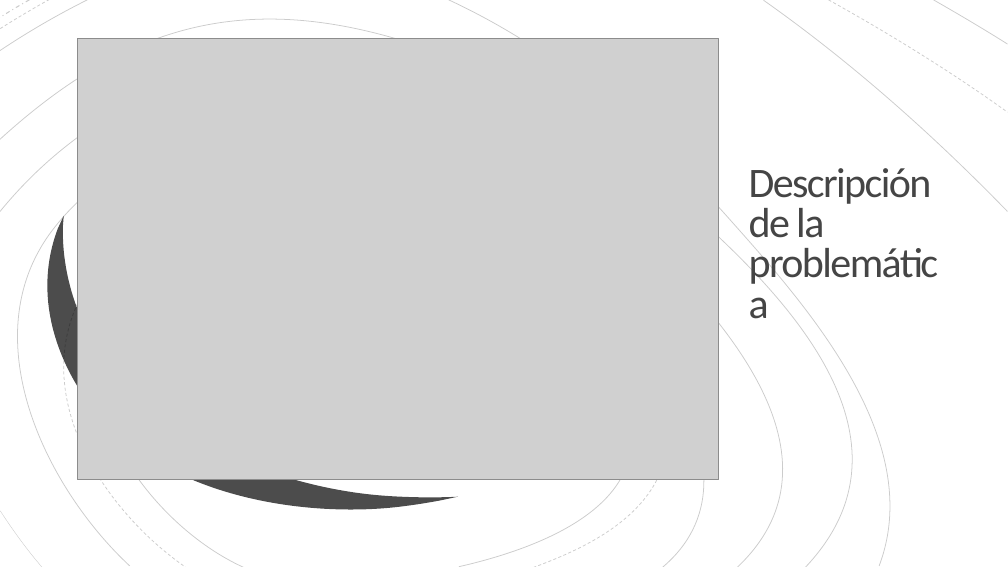
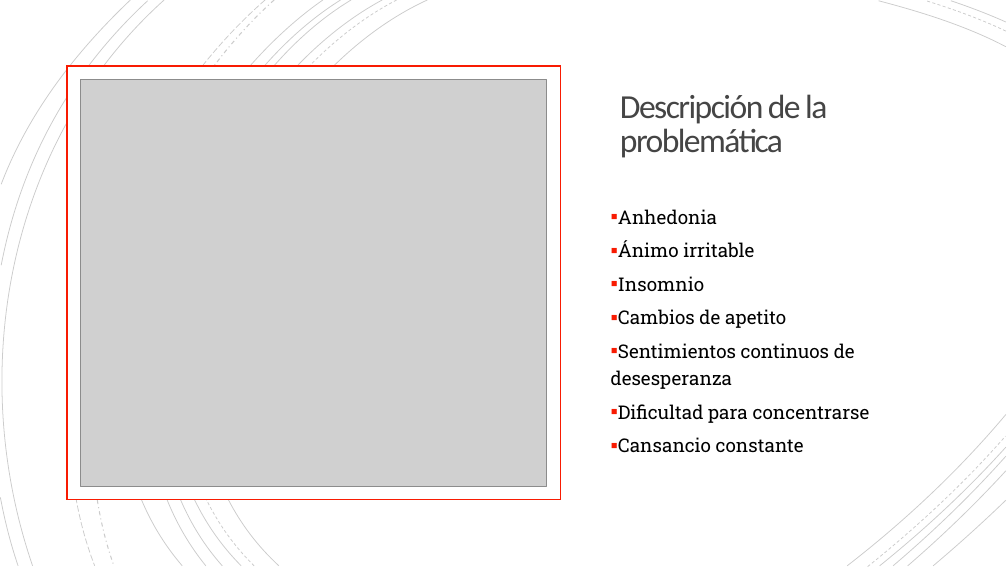
Before and after one commit to elpolloconmayo/Taller1, a slide deck: slide 3 of Presentación/Presentacion flp.pptx. Drawn at 1008x567 pixels with LibreOffice and Linux fonts; fonts in the diff are those of the drawing; grey boxes stand for pictures. Boxes give left, top, right and bottom in pixels: in the first picture for what was removed or moved away, otherwise in the second. Text is boxed around its words. In the diff, an @@ line names an element or a change of style, - is before the commit and + after.

```diff
--- a/Presentación/Presentacion flp.pptx
+++ b/Presentación/Presentacion flp.pptx
@@ freeform shape removed at (0,0,917,567) @@
@@ freeform shape removed at (0,0,88,51) @@
@@ freeform shape removed at (0,0,49,29) @@
@@ freeform shape removed at (0,0,29,17) @@
@@ freeform shape: place and size @@
-freeform shape at (0,0,88,51)
+freeform shape at (2,0,131,185)
@@ group added at (0,0,1006,567): 10 freeform shapes @@
@@ freeform shape: place and size @@
-freeform shape at (0,45,854,567)
+freeform shape at (40,0,323,566)
@@ freeform shape: place and size @@
-freeform shape at (0,0,917,567)
+freeform shape at (73,0,340,566)
@@ freeform shape: place and size @@
-freeform shape at (55,166,665,567)
+freeform shape at (83,0,383,566)
@@ freeform shape: place and size @@
-freeform shape at (0,45,854,567)
+freeform shape at (83,0,352,566)
@@ freeform shape: place and size @@
-freeform shape at (20,147,685,567)
+freeform shape at (93,0,397,566)
@@ freeform shape: place and size @@
-freeform shape at (55,166,665,567)
+freeform shape at (108,0,427,566)
@@ freeform shape removed at (448,0,927,566) @@
@@ group removed at (0,0,1008,567): 11 freeform shapes @@
@@ freeform shape removed at (764,0,1008,211) @@
@@ freeform shape removed at (829,0,1008,113) @@
@@ freeform shape: place and size @@
-freeform shape at (934,0,1008,44)
+freeform shape at (879,1,1006,47)
@@ freeform shape: place and size @@
-freeform shape at (829,0,1008,113)
+freeform shape at (926,1,1006,31)
@@ freeform shape: place and size @@
-freeform shape at (934,0,1008,44)
+freeform shape at (951,1,1006,22)
@@ rectangle added at (67,66,560,500), fill #FFFFFF, outline #F81B02 1.5 pt @@
@@ picture: place and size @@
-picture at (77,38,719,479)
+picture at (80,79,547,486)
@@ title "Descripción de la problemática": place and size @@
-title "Descripción de la problemática" at (749,168,932,248)
+title "Descripción de la problemática" at (620,94,827,158)
@@ title "Descripción de la problemática" at (620,94,827,158): size 40 to 32 pt; line spacing 0.8 to 0.85; vertical alignment bottom to middle @@
@@ freeform shape removed at (0,107,775,567) @@
@@ freeform shape removed at (20,147,685,567) @@
@@ freeform shape removed at (32,152,458,567) @@
@@ text added at (611,209,870,453), 18 pt, text #000000 @@
+▪ Anhedonia
+▪ Ánimo irritable
+▪ Insomnio
+▪ Cambios de apetito
+▪ Sentimientos continuos de desesperanza
+▪ Dificultad para concentrarse
+▪ Cansancio constante
@@ freeform shape: place and size @@
-freeform shape at (0,511,42,567)
+freeform shape at (1,498,18,566)
@@ freeform shape at (1,498,18,566): outline #000000 0.38 pt to #000000 0.75 pt @@
@@ freeform shape removed at (0,511,42,567) @@
```
Also in this commit, not shown: 2 other slides changed.
